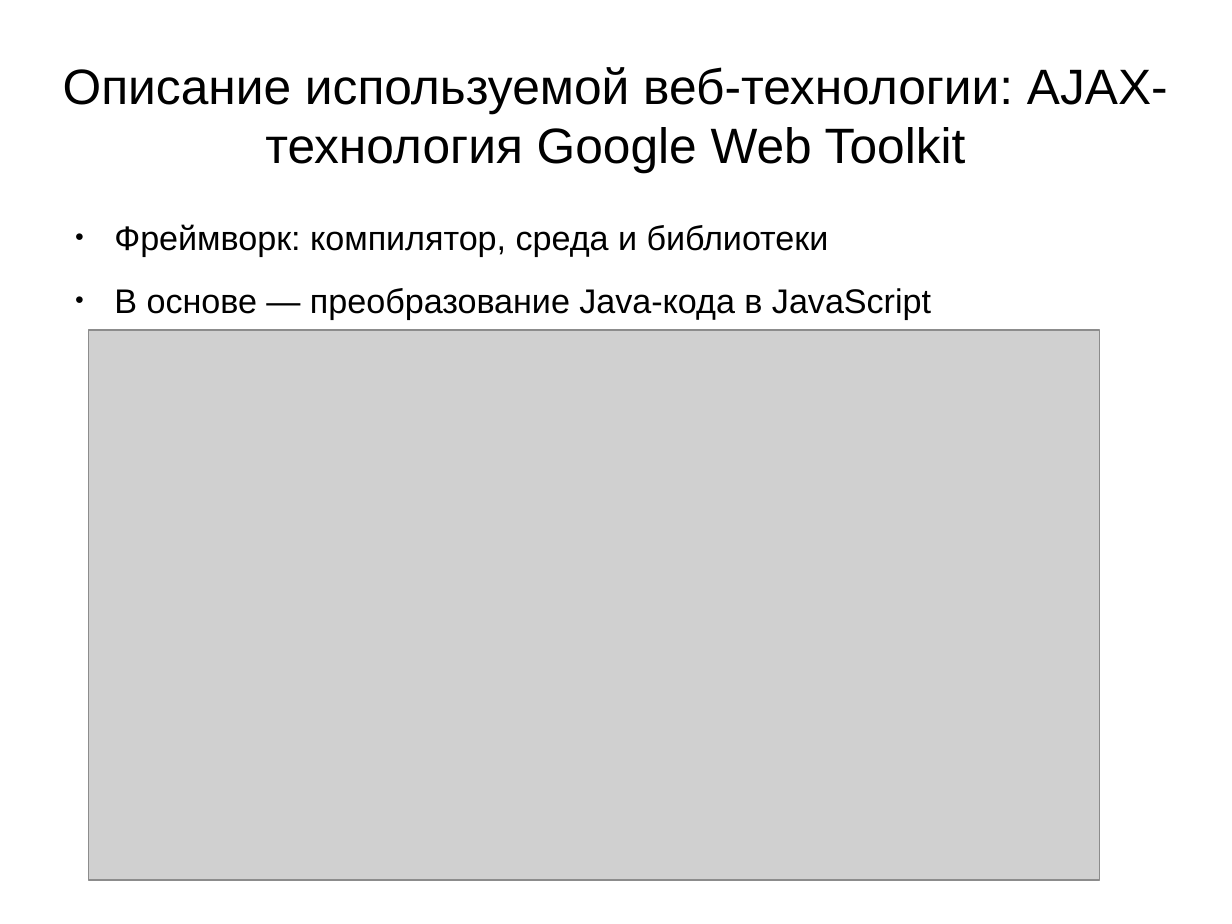
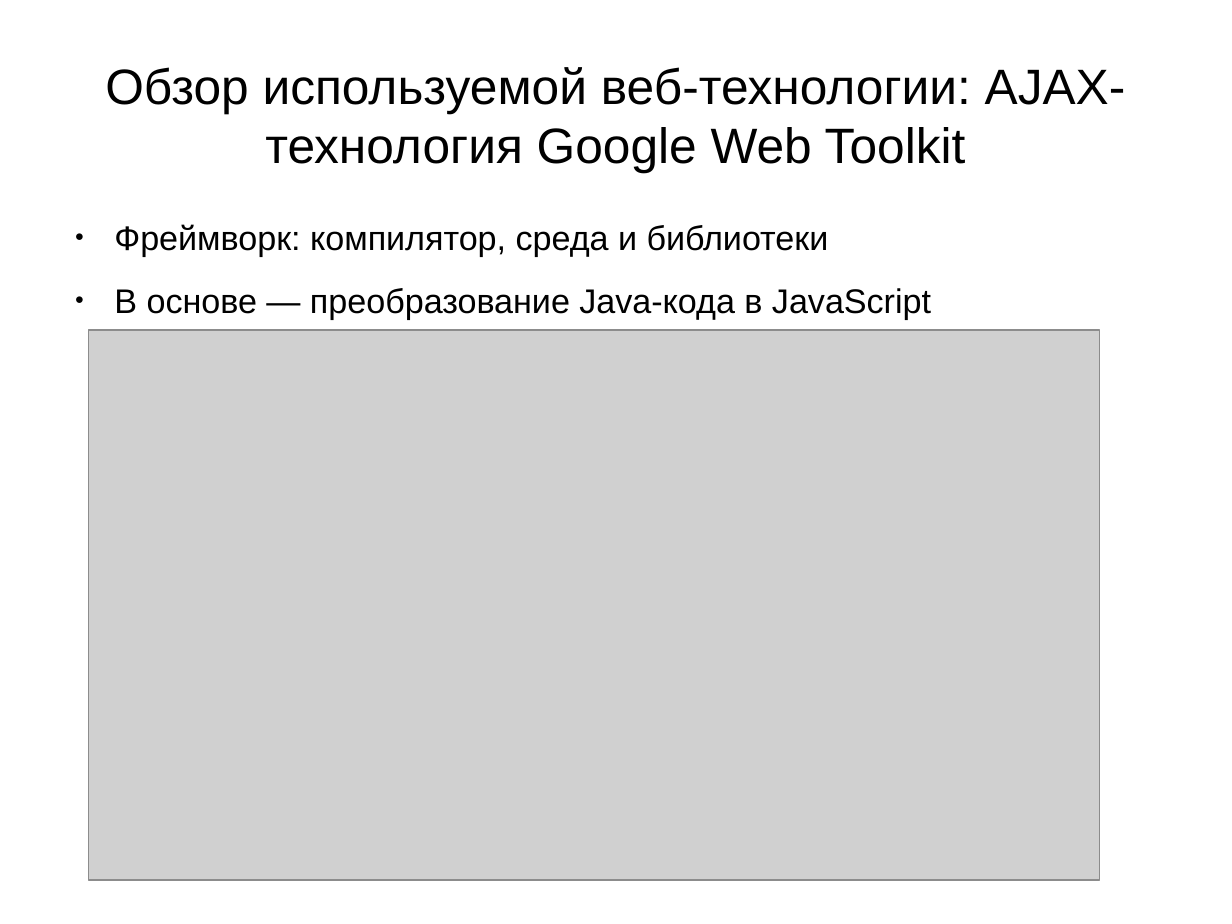
Before and after one commit to aeremenok/a-team-777, a slide deck: slide 6 of diploma/eav/diploma/demo.odp. Drawn at 1232x924 pixels with LibreOffice and Linux fonts; fonts in the diff are those of the drawing; grey boxes stand for pictures. Boxes give left, top, right and bottom in pixels: in the first picture for what was removed or moved away, otherwise in the second. Text is boxed around its words. In the diff, an @@ line names an element or a change of style, - is before the commit and + after.

```diff
--- a/diploma/eav/diploma/demo.odp
+++ b/diploma/eav/diploma/demo.odp
@@ title at (x1=105, y1=67, x2=1126, y2=173): text changed @@
-Описание используемой веб-технологии: AJAX-технология Google Web Toolkit
+Обзор используемой веб-технологии: AJAX-технология Google Web Toolkit
```
Also in this commit, not shown: 8 other slides changed.
